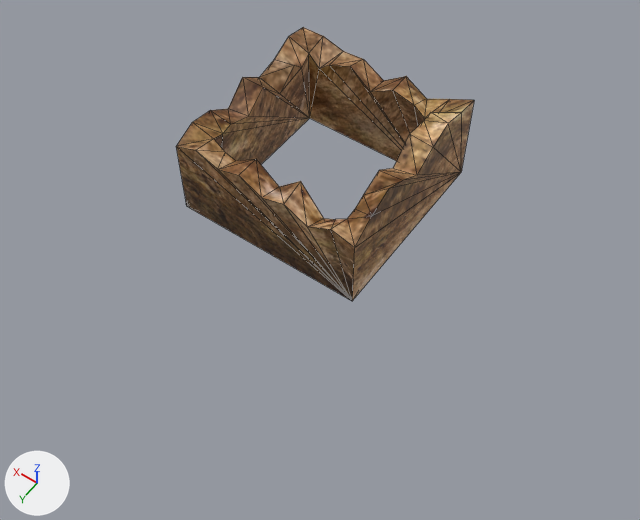
Renders of the FBX model asset/model/wall.fbx from each side of a commit.
Before and after are seen from a camera (50 mm lens) standing at (-0.0176, 0.0251, 0.0308) and looking at (-0.0018, 0.0031, -0.0038). The lights are fixed; the arrows at lower left show +X, +Y and +Z. The older version comes first. Mesh edges are drawn as thin lines. Where no turn or scale is listed for an object, it has been applied to the vertices.
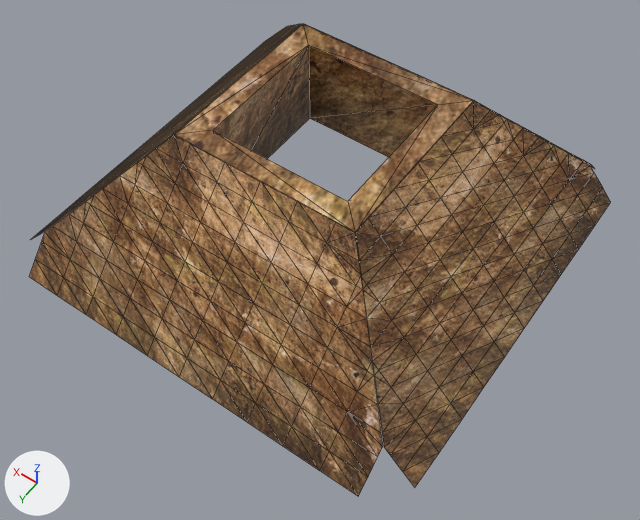
The newer file is also turned or shifted as a whole; pictures and numbers use the older file's frame.

Edits to the bpy script that builds the scene:
```text
Change me_mesh:
    used by ob_polysurface1; location = (0.0, 0.0, 0.0)
    remove me_mesh.from_pydata(...)  # 72 vertices, 144 faces; spans x -0.005..0.005, y -0.005..0.005, z -0.0025..0.0029
    add me_mesh.from_pydata(...)  # 16 vertices, 32 faces; spans x -0.005..0.005, y -0.005..0.005, z -0.0025..0.00241
    me_mesh part 1
    67 vertices are removed from x -0.005..0.005, y -0.005..0.005, z -0.0025..0.0029
    143 faces are deleted
    1 vertex moves from x 0.005, y -0.005, z 0.00218 to x 0.005, y -0.005, z 0.00241
    11 vertices are added at x -0.005..0.005, y -0.005..0.005, z -0.0025..0.00241
    31 new faces join them
Add me_mesh_004:
    me_mesh_004.from_pydata(...)  # 113 vertices, 182 faces; spans x -0.0034..0.0034, y -0.01..0.01, z -0.0037..0.0037
    me_mesh_004.materials.append(mat_lambert2)  # picture img_iwa_jpg
Add me_mesh_002:
    me_mesh_002.from_pydata(...)  # 113 vertices, 182 faces; spans x -0.0034..0.0034, y -0.01..0.01, z -0.0037..0.0037
    me_mesh_002.materials.append(mat_lambert2)  # picture img_iwa_jpg
Add me_mesh_003:
    me_mesh_003.from_pydata(...)  # 113 vertices, 182 faces; spans x -0.01..0.01, y -0.0034..0.0034, z -0.0037..0.0037
    me_mesh_003.materials.append(mat_lambert2)  # picture img_iwa_jpg
Add me_mesh_001:
    me_mesh_001.from_pydata(...)  # 113 vertices, 182 faces; spans x -0.01..0.01, y -0.0034..0.0034, z -0.0037..0.0037
    me_mesh_001.materials.append(mat_lambert2)  # picture img_iwa_jpg
Add ob_pplane4:
    ob_pplane4 = bpy.data.objects.new('pPlane4', me_mesh_004)
    ob_pplane4.location = (-0.00836, 0.00003, -0.00125)
Add ob_pplane2:
    ob_pplane2 = bpy.data.objects.new('pPlane2', me_mesh_002)
    ob_pplane2.location = (0.00836, 0.00003, -0.00125)
Add ob_pplane3:
    ob_pplane3 = bpy.data.objects.new('pPlane3', me_mesh_003)
    ob_pplane3.location = (0.0, 0.00836, -0.00125)
Add ob_pplane1:
    ob_pplane1 = bpy.data.objects.new('pPlane1', me_mesh_001)
    ob_pplane1.location = (0.0, -0.00836, -0.00125)
```

Where the change shows, as pixel boxes [x1, y1, x2, y2] in the pictures (640 x 520 px):
'pPlane3', added (brown)
    after: [29, 134, 383, 496]
'pPlane4', added (brown)
    after: [355, 100, 611, 487]
'polySurface1', reshaped
    before: [176, 27, 474, 301]
    after: [175, 24, 473, 232]
'pPlane2', added
    after: [32, 24, 303, 239]
'pPlane1', added
    after: [292, 24, 595, 169]
